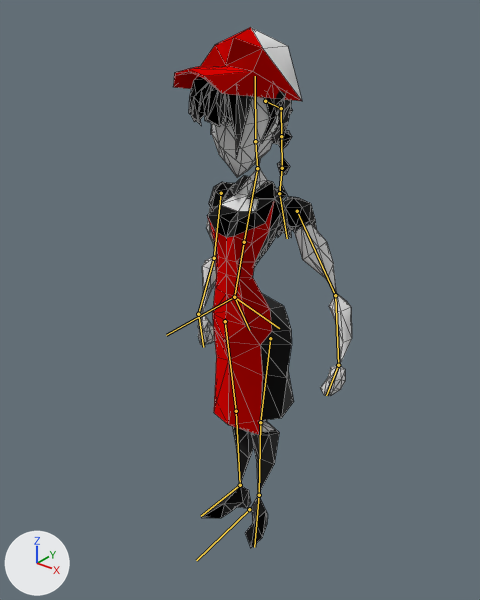
A saved change to the Blender file kelnerka.blend.
One viewpoint serves both versions: a 50 mm lens placed at (3.82, -4.97, 5.91), pointed at (0.01, -0.2, 2.95). The lights are fixed; the arrows at lower left show +X, +Y and +Z. The bones that bend it are drawn over the model as lines. Mesh edges are drawn as thin lines.

Objects in the first picture: 'kelnerka'.
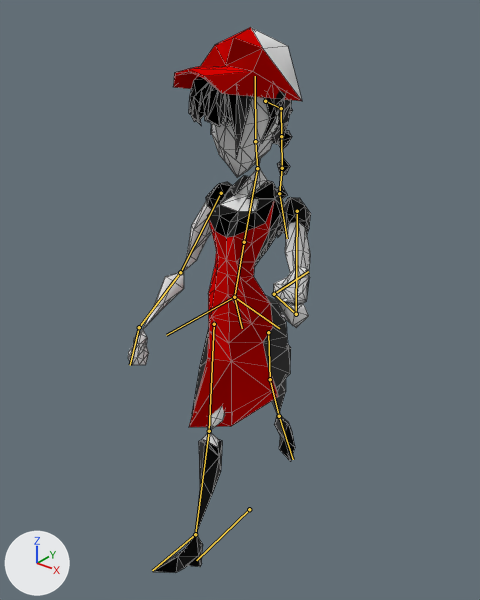
The newer file adds an action. The first version stands in its rest pose; the second is drawn at frame 24 of the action 'PoseLib'.

Pixel boxes (x1, y1, x2, y2) of what changed, in the pictures (480 x 600 px):
'kelnerka', posed
    before: (173, 27, 352, 547)
    after: (128, 27, 311, 573)
bone 'arm 2 l', root to tip
    before: (297, 211) to (335, 295)
    after: (297, 211) to (296, 314)
bone 'arm 1 l', root to tip
    before: (335, 295) to (338, 365)
    after: (296, 314) to (274, 294)
bone 'hand l', root to tip
    before: (338, 365) to (326, 395)
    after: (274, 294) to (308, 271)
bone 'arm 2 r', root to tip
    before: (221, 193) to (214, 258)
    after: (221, 193) to (180, 272)
bone 'hips', root to tip
    before: (234, 297) to (249, 330)
    after: (234, 297) to (242, 328)
bone 'leg 2 l', root to tip
    before: (270, 338) to (260, 422)
    after: (268, 332) to (270, 379)
bone 'leg 2 r', root to tip
    before: (225, 321) to (236, 411)
    after: (214, 324) to (209, 431)

The edits, one by one:
Bone 'arm 2 l' (bone_arm_2_l) turns from (0, 0, 0) to (-39, -7, 24) degrees about its own x, y and z.
Bone 'arm 1 l' (bone_arm_1_l) turns from (0, 0, 0) to (-75, 0, 0) degrees about its own x, y and z.
Bone 'hand l' (bone_hand_l) turns from (0, 0, 0) to (-9, -27, -79) degrees about its own x, y and z.
Bone 'arm 2 r' (bone_arm_2_r) turns from (0, 0, 0) to (-31, 8, -17) degrees about its own x, y and z.
Bone 'hips' (bone_hips) turns from (0, 0, 0) to (-1, -18, 10) degrees about its own x, y and z.
Bone 'leg 2 l' (bone_leg_2_l) turns from (0, 0, 0) to (30, -3, -2) degrees about its own x, y and z.
Bone 'leg 2 r' (bone_leg_2_r) turns from (0, 0, 0) to (-30, -3, 1) degrees about its own x, y and z.
